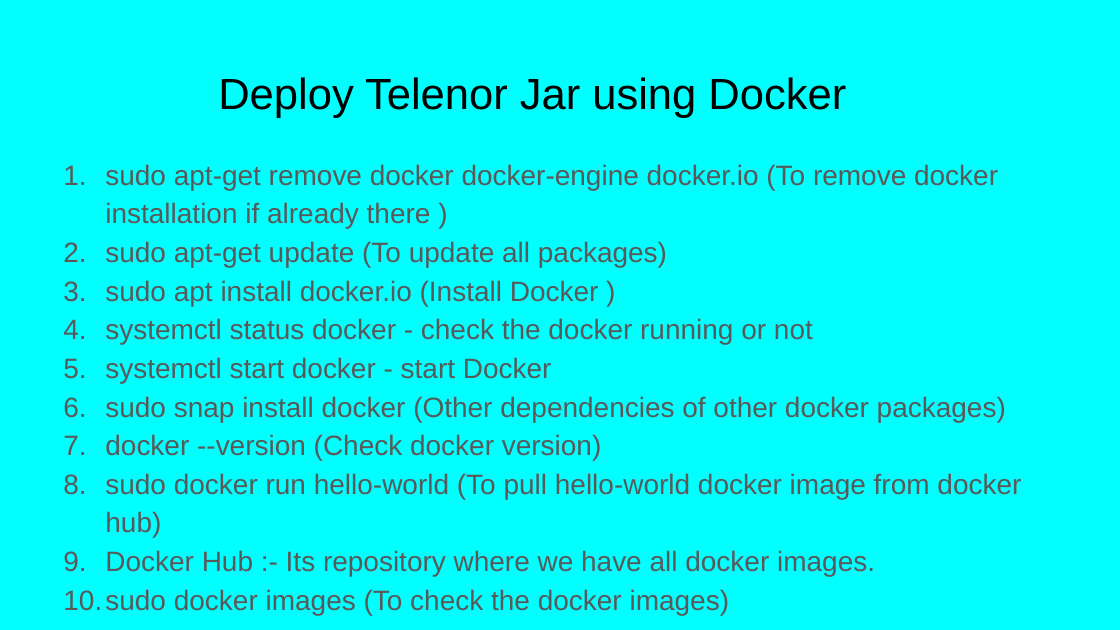
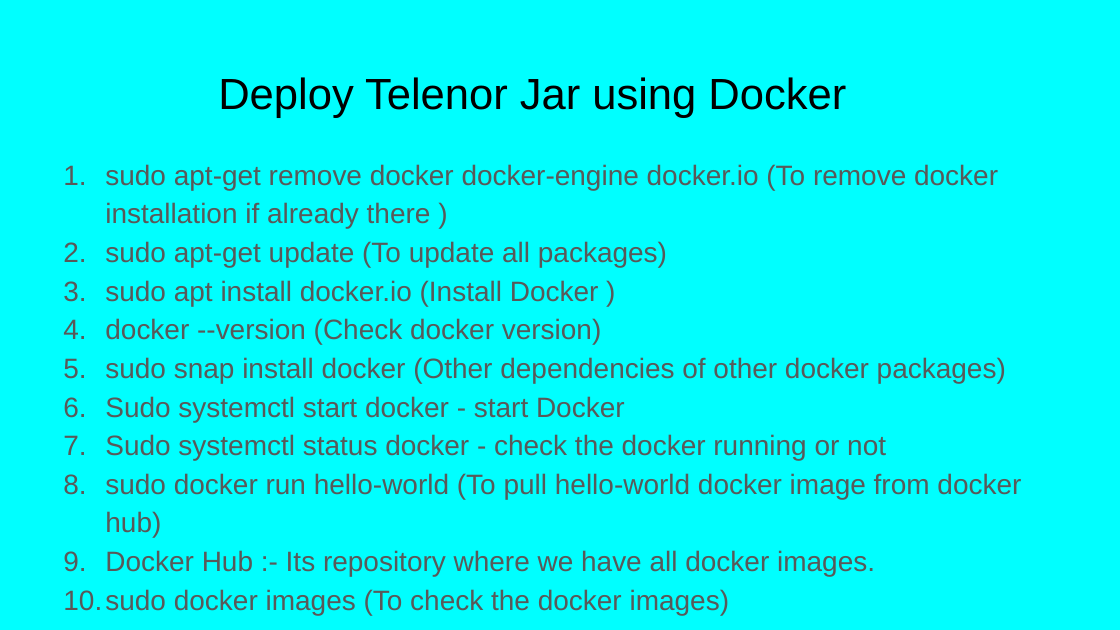
Before and after one commit to Balaji504/DevOpsProject, a slide deck: slide 3 of docs/_Deploy Telenor Jar Into Docker In Ubuntu Server.pptx. Drawn at 1120x630 pixels with LibreOffice and Linux fonts; fonts in the diff are those of the drawing. Boxes give left, top, right and bottom in pixels: in the first picture for what was removed or moved away, otherwise in the second. Text is boxed around its words. In the diff, an @@ line names an element or a change of style, - is before the commit and + after.

Commit message:
Kubernetes and Docker PPT Updated
Kubernetes and Docker PPT Updated

```diff
--- a/docs/_Deploy Telenor Jar Into Docker In Ubuntu Server.pptx
+++ b/docs/_Deploy Telenor Jar Into Docker In Ubuntu Server.pptx
@@ text at (x1=105, y1=318, x2=602, y2=345): text changed @@
-4. systemctl status docker - check the docker running or not
-5. systemctl start docker - start Docker
+4. docker --version (Check docker version)
@@ text at (x1=105, y1=396, x2=886, y2=460): text changed @@
-7. docker --version (Check docker version)
+6. Sudo systemctl start docker - start Docker
+7. Sudo systemctl status docker - check the docker running or not
```
Also in this commit, not shown: 3 other files.
